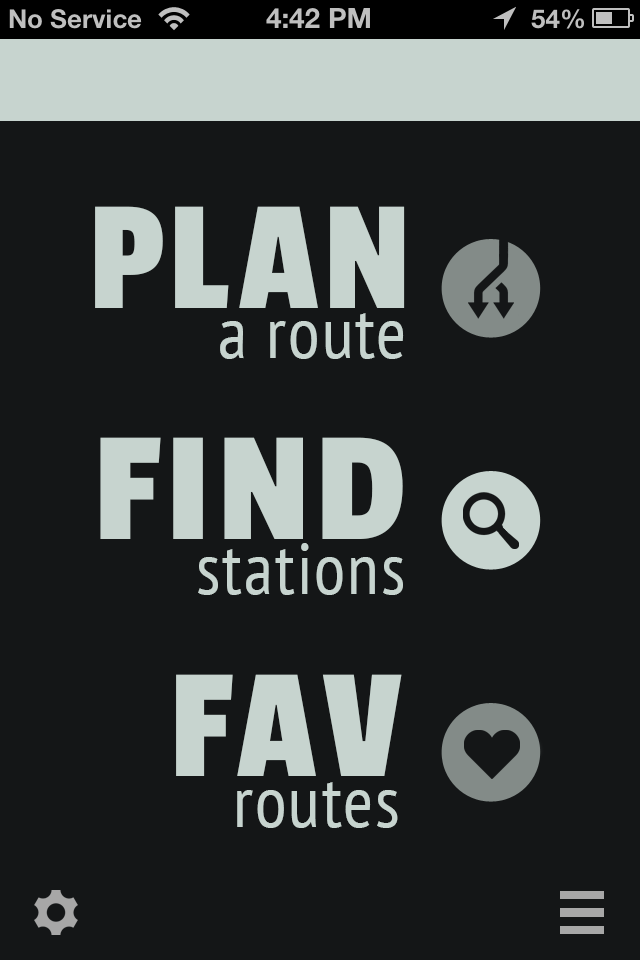
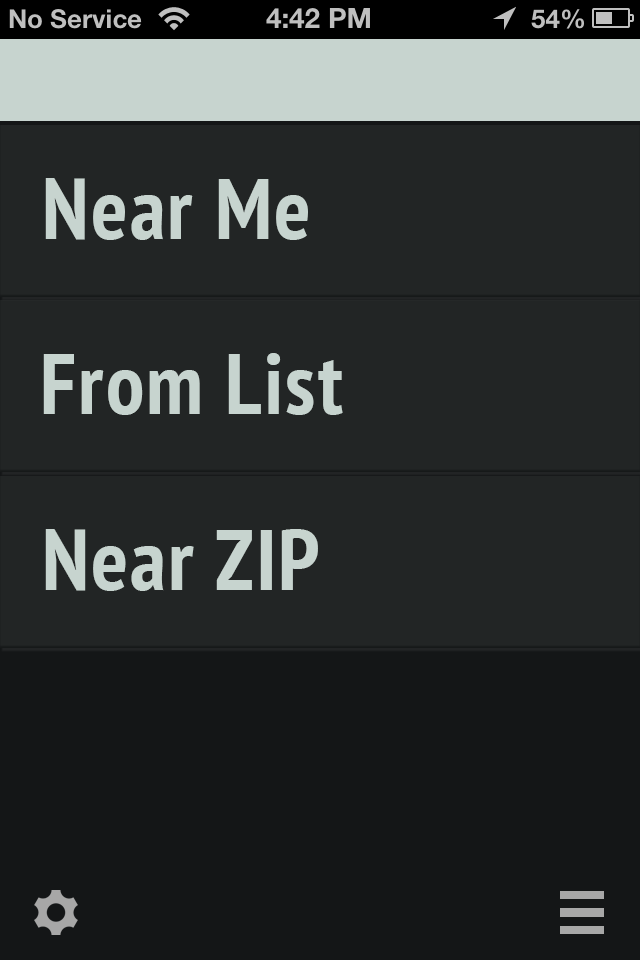
The second 640 × 960 image is a revision of the first. Changes to its layers:
showed group "Group 2" (12 layers) over [0, 125, 640, 648]
hid group "Group 1" (21 layers) over [0, 172, 640, 828]
